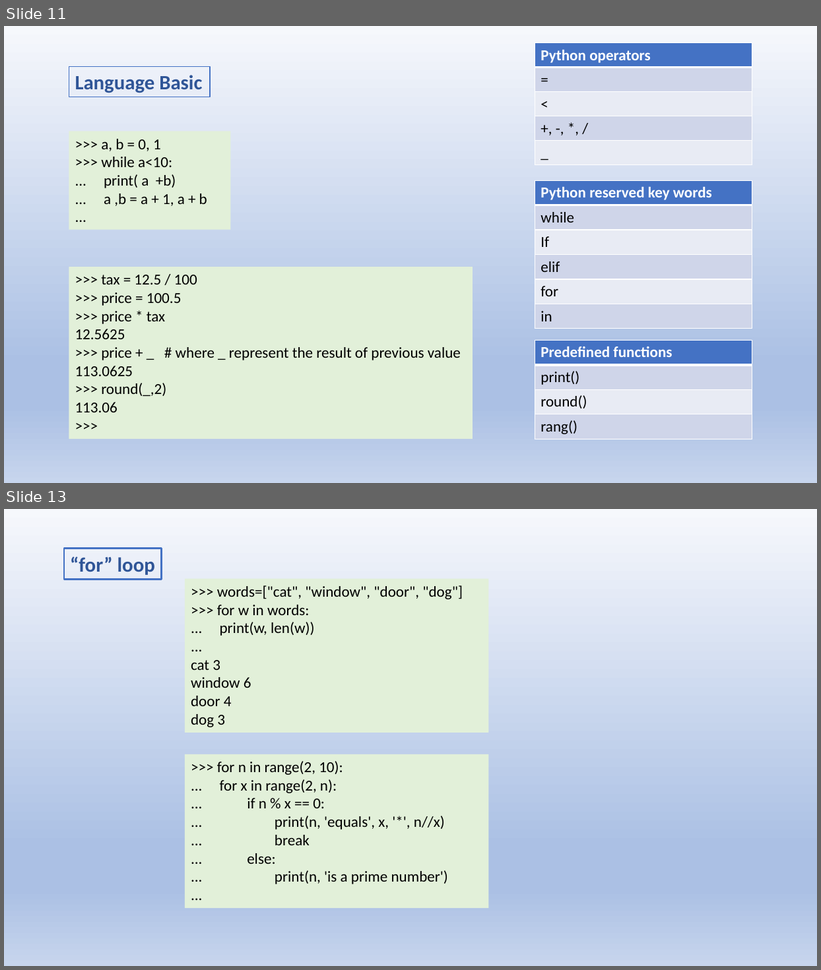
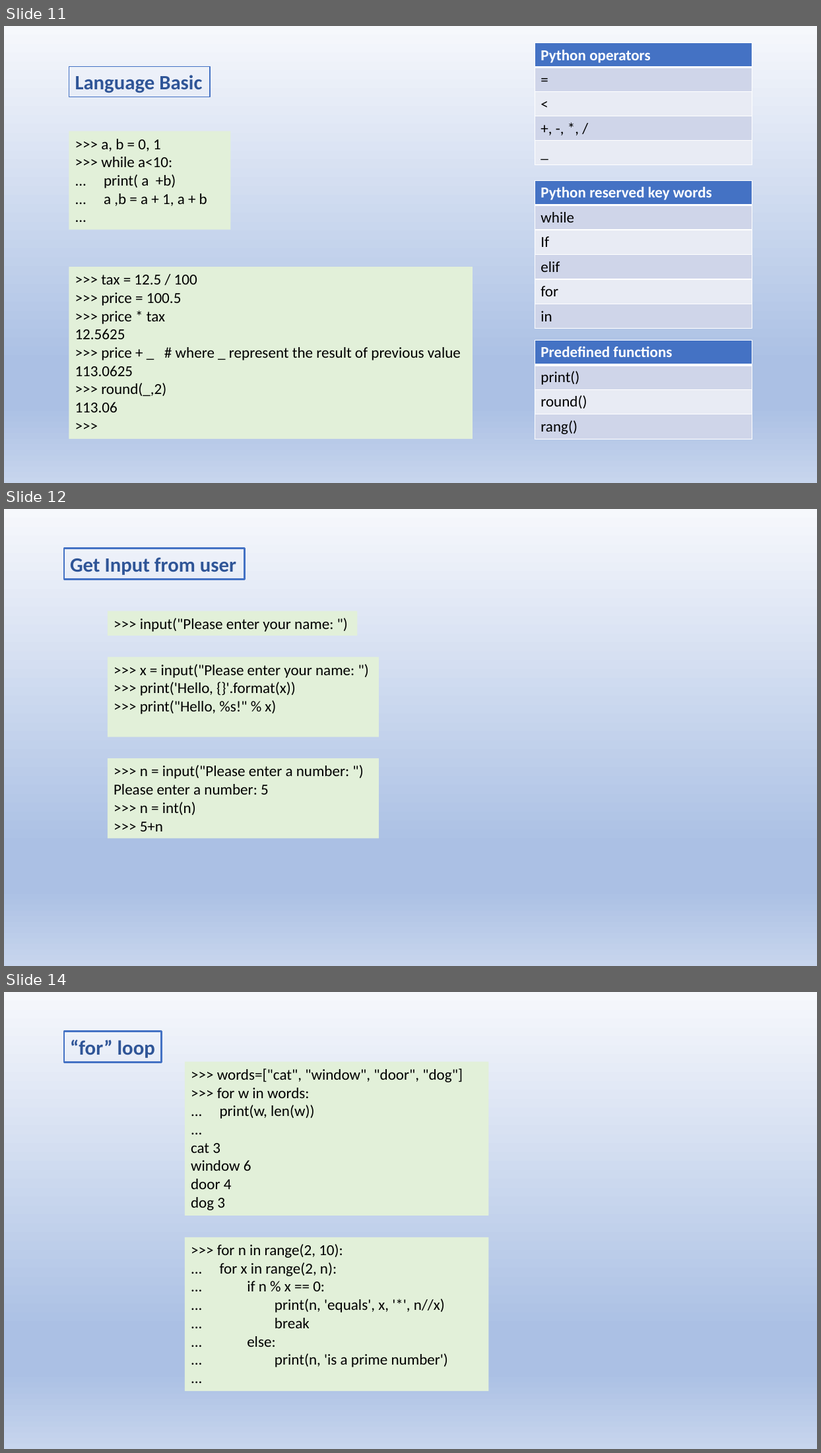
Before and after one commit to jwang1122/learnpython, a slide deck: Python Language.pptx. Shown one above the other, each under a label of ours: slides 11 and 13 before the commit, slides 11, 12 and 14 after it; the slides between them are not shown. The pictures are 821x970 and 821x1453 pixels, drawn with LibreOffice and Linux fonts; fonts in the diff are those of the drawing. Boxes give left, top, right and bottom in pixels: in the first picture for what was removed or moved away, otherwise in the second. Text is boxed around its words. In the diff, an @@ line names an element or a change of style, - is before the commit and + after.

```diff
--- a/Python Language.pptx
+++ b/Python Language.pptx
@@ slide 12 added at <box>4,509,817,966</box>, background gradient #F6F8FC to #ABC0E4 to #C7D5ED @@
@@ rectangle added at <box>64,549,244,579</box>, outline #4472C4 2.25 pt, 24 pt, text #2F5597, bold @@
+Get Input from user
@@ rectangle added at <box>108,611,358,635</box>, fill #E2F0D9, 18 pt, text #000000 @@
+>>> input("Please enter your name: ")
@@ rectangle added at <box>108,657,379,737</box>, fill #E2F0D9, 18 pt, text #000000 @@
+>>> x = input("Please enter your name: ")
+>>> print('Hello, {}'.format(x))
+>>> print("Hello, %s!" % x)
@@ rectangle added at <box>108,758,379,838</box>, fill #E2F0D9, 18 pt, text #000000 @@
+>>> n = input("Please enter a number: ")
+Please enter a number: 5
+>>> n = int(n)
+>>> 5+n
@@ what was slide 13 is now slide 14 @@
```
Also in this commit, not shown: 1 slide changed.
